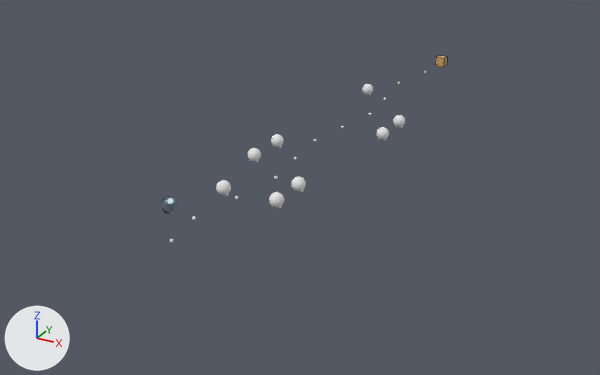
The Blender file project/resources/stages/stage1.blend: old version first, new version second.
One viewpoint serves both versions: a 50 mm camera at (60.4, -75.5, 49.2) aimed at (-6.9, 46.7, -11.9). Every picture has the same lights, and +X, +Y and +Z are marked at lower left. The picture after the commit comes second. Mesh edges are drawn as thin lines on the coarser meshes.
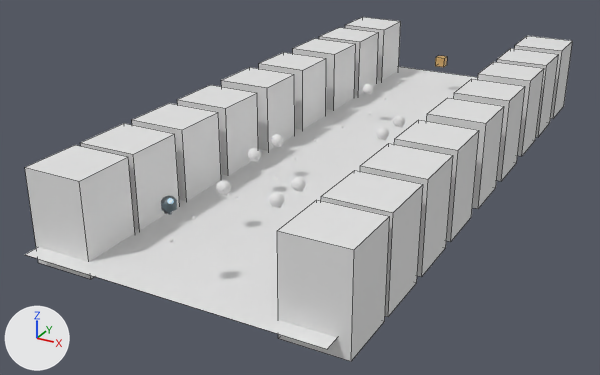
Where the change shows, as pixel boxes [x1, y1, x2, y2] in the pictures (600 x 375 px):
'平面', added: after [25, 66, 478, 349]
'立方体', added: after [277, 200, 390, 361]
'立方体.017', added: after [25, 145, 135, 279]
'立方体.001', added: after [321, 170, 423, 317]
'立方体.016', added: after [80, 123, 180, 230]
'立方体.002', added: after [360, 144, 453, 277]
'立方体.015', added: after [132, 103, 221, 202]
'立方体.003', added: after [394, 120, 479, 242]
'立方体.014', added: after [177, 85, 258, 176]
'立方体.004', added: after [427, 98, 504, 209]
'立方体.013', added: after [221, 67, 295, 151]
'立方体.005', added: after [454, 79, 525, 181]
'立方体.012', added: after [259, 52, 326, 130]
'立方体.011', added: after [293, 39, 356, 111]
'立方体.006', added: after [478, 62, 544, 156]
'立方体.010', added: after [319, 28, 379, 95]
'立方体.007', added: after [497, 48, 559, 137]
'立方体.009', added: after [345, 17, 401, 81]
'立方体.008', added: after [515, 36, 573, 119]

The change, as a diff of the scene's bpy script:
```diff
--- a/project/resources/stages/stage1.blend.py
+++ b/project/resources/stages/stage1.blend.py
@@ me_平面 @@
+me_平面.from_pydata([(-1.0, -1.0, 0.0), (1.0, -1.0, 0.0), (-1.0, 1.0, 0.0), (1.0, 1.0, 0.0)], [], [(0, 1, 3, 2)])
@@ ob_平面 @@
+ob_平面 = bpy.data.objects.new('平面', me_平面)
+ob_平面.location = (0.0, 56.0, -6.9)
+ob_平面.scale = (240.0, 589.0, 0.468)
@@ ob_立方体_017 @@
+ob_立方体_017 = bpy.data.objects.new('立方体.017', me_立方体_017)  # a box spanning x -1.0..1.0, y -1.0..1.0, z -1.0..1.0
+ob_立方体_017.location = (-19.6, 4.8, -2.1)
+ob_立方体_017.scale = (5.0, 5.0, 7.5)
@@ ob_立方体_016 @@
+ob_立方体_016 = bpy.data.objects.new('立方体.016', me_立方体_017.copy())
+ob_立方体_016.location = (-19.6, 15.9, -2.1)
+ob_立方体_016.scale = (5.0, 5.0, 7.5)
@@ ob_立方体_015 @@
+ob_立方体_015 = bpy.data.objects.new('立方体.015', me_立方体_017.copy())
+ob_立方体_015.location = (-19.6, 27.8, -2.1)
+ob_立方体_015.scale = (5.0, 5.0, 7.5)
@@ ob_立方体_014 @@
+ob_立方体_014 = bpy.data.objects.new('立方体.014', me_立方体_017.copy())
+ob_立方体_014.location = (-19.6, 40.0, -2.1)
+ob_立方体_014.scale = (5.0, 5.0, 7.5)
@@ ob_立方体_013 @@
+ob_立方体_013 = bpy.data.objects.new('立方体.013', me_立方体_017.copy())
+ob_立方体_013.location = (-19.6, 53.6, -2.1)
+ob_立方体_013.scale = (5.0, 5.0, 7.5)
@@ ob_立方体_012 @@
+ob_立方体_012 = bpy.data.objects.new('立方体.012', me_立方体_017.copy())
+ob_立方体_012.location = (-19.6, 66.9, -2.1)
+ob_立方体_012.scale = (5.0, 5.0, 7.5)
@@ ob_立方体_011 @@
+ob_立方体_011 = bpy.data.objects.new('立方体.011', me_立方体_017.copy())
+ob_立方体_011.location = (-19.6, 80.7, -2.1)
+ob_立方体_011.scale = (5.0, 5.0, 7.5)
@@ ob_立方体_010 @@
+ob_立方体_010 = bpy.data.objects.new('立方体.010', me_立方体_017.copy())
+ob_立方体_010.location = (-19.6, 93.0, -2.1)
+ob_立方体_010.scale = (5.0, 5.0, 7.5)
@@ ob_立方体_009 @@
+ob_立方体_009 = bpy.data.objects.new('立方体.009', me_立方体_017.copy())
+ob_立方体_009.location = (-19.6, 106.1, -2.1)
+ob_立方体_009.scale = (5.0, 5.0, 7.5)
@@ ob_立方体_008 @@
+ob_立方体_008 = bpy.data.objects.new('立方体.008', me_立方体_017.copy())
+ob_立方体_008.location = (20.9, 106.1, -2.1)
+ob_立方体_008.scale = (5.0, 5.0, 7.5)
@@ ob_立方体_007 @@
+ob_立方体_007 = bpy.data.objects.new('立方体.007', me_立方体_017.copy())
+ob_立方体_007.location = (20.9, 93.0, -2.1)
+ob_立方体_007.scale = (5.0, 5.0, 7.5)
@@ ob_立方体_006 @@
+ob_立方体_006 = bpy.data.objects.new('立方体.006', me_立方体_017.copy())
+ob_立方体_006.location = (20.9, 80.7, -2.1)
+ob_立方体_006.scale = (5.0, 5.0, 7.5)
@@ ob_立方体_005 @@
+ob_立方体_005 = bpy.data.objects.new('立方体.005', me_立方体_017.copy())
+ob_立方体_005.location = (20.9, 66.9, -2.1)
+ob_立方体_005.scale = (5.0, 5.0, 7.5)
@@ ob_立方体_004 @@
+ob_立方体_004 = bpy.data.objects.new('立方体.004', me_立方体_017.copy())
+ob_立方体_004.location = (20.9, 53.6, -2.1)
+ob_立方体_004.scale = (5.0, 5.0, 7.5)
@@ ob_立方体_003 @@
+ob_立方体_003 = bpy.data.objects.new('立方体.003', me_立方体_017.copy())
+ob_立方体_003.location = (20.9, 40.0, -2.1)
+ob_立方体_003.scale = (5.0, 5.0, 7.5)
@@ ob_立方体_002 @@
+ob_立方体_002 = bpy.data.objects.new('立方体.002', me_立方体_017.copy())
+ob_立方体_002.location = (20.9, 27.8, -2.1)
+ob_立方体_002.scale = (5.0, 5.0, 7.5)
@@ ob_立方体_001 @@
+ob_立方体_001 = bpy.data.objects.new('立方体.001', me_立方体_017.copy())
+ob_立方体_001.location = (20.9, 15.9, -2.1)
+ob_立方体_001.scale = (5.0, 5.0, 7.5)
@@ ob_立方体 @@
+ob_立方体 = bpy.data.objects.new('立方体', me_立方体_017.copy())
+ob_立方体.location = (20.9, 4.8, -2.1)
+ob_立方体.scale = (5.0, 5.0, 7.5)
```
